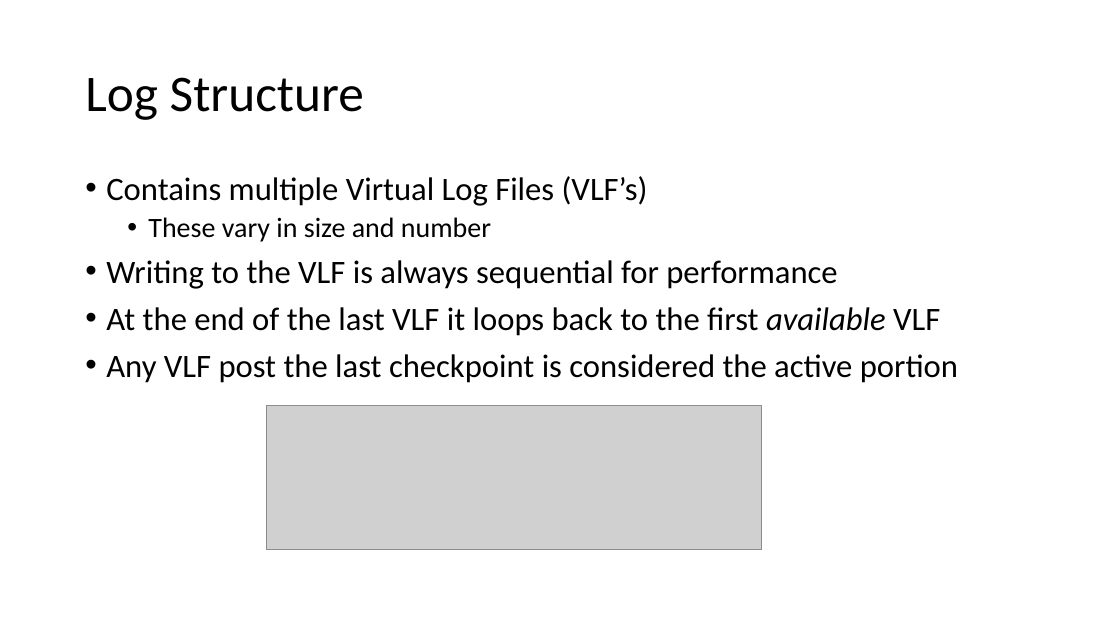
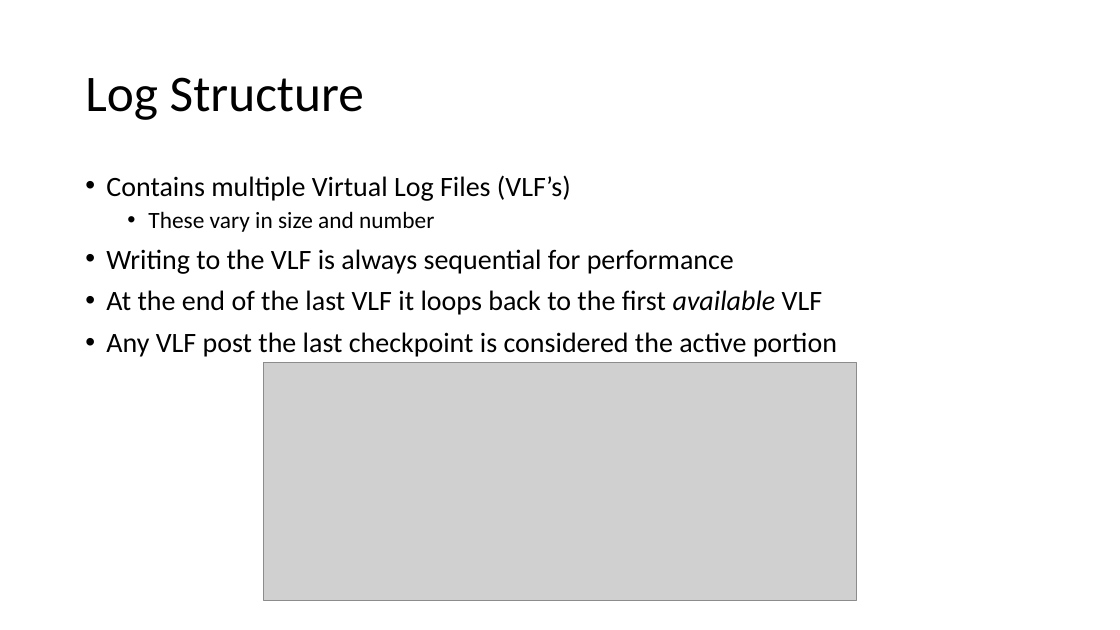
Before and after one commit to sabinio/SQLTraining, a slide deck: slide 11 of Slides/1. Logging.pptx. Drawn at 1120x630 pixels with LibreOffice and Linux fonts; fonts in the diff are those of the drawing; grey boxes stand for pictures. Boxes give left, top, right and bottom in pixels: in the first picture for what was removed or moved away, otherwise in the second. Text is boxed around its words. In the diff, an @@ line names an element or a change of style, - is before the commit and + after.

```diff
--- a/Slides/1. Logging.pptx
+++ b/Slides/1. Logging.pptx
@@ text "Contains multiple Virtual Log Files ..." at <box>106,175,837,357</box>: size 28 to 24 pt in "Contains multiple Virtual Log Files (VLF’s)", "Writing to the VLF is always sequential ...", "At the end of the last VLF ...", "Any VLF post the last checkpoint is ..."; size 24 to 20 pt in "These vary in size and number" @@
@@ picture: place and size @@
-picture at <box>267,406,761,549</box>
+picture at <box>263,362,856,600</box>
```
Also in this commit, not shown: 5 other slides changed, 4 slides added, 1 slide removed.
